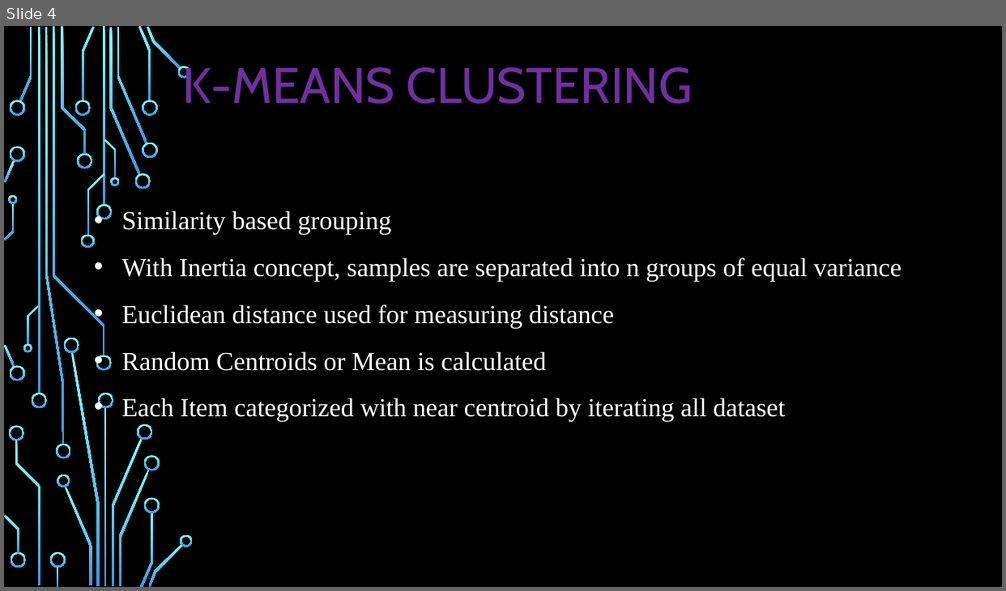
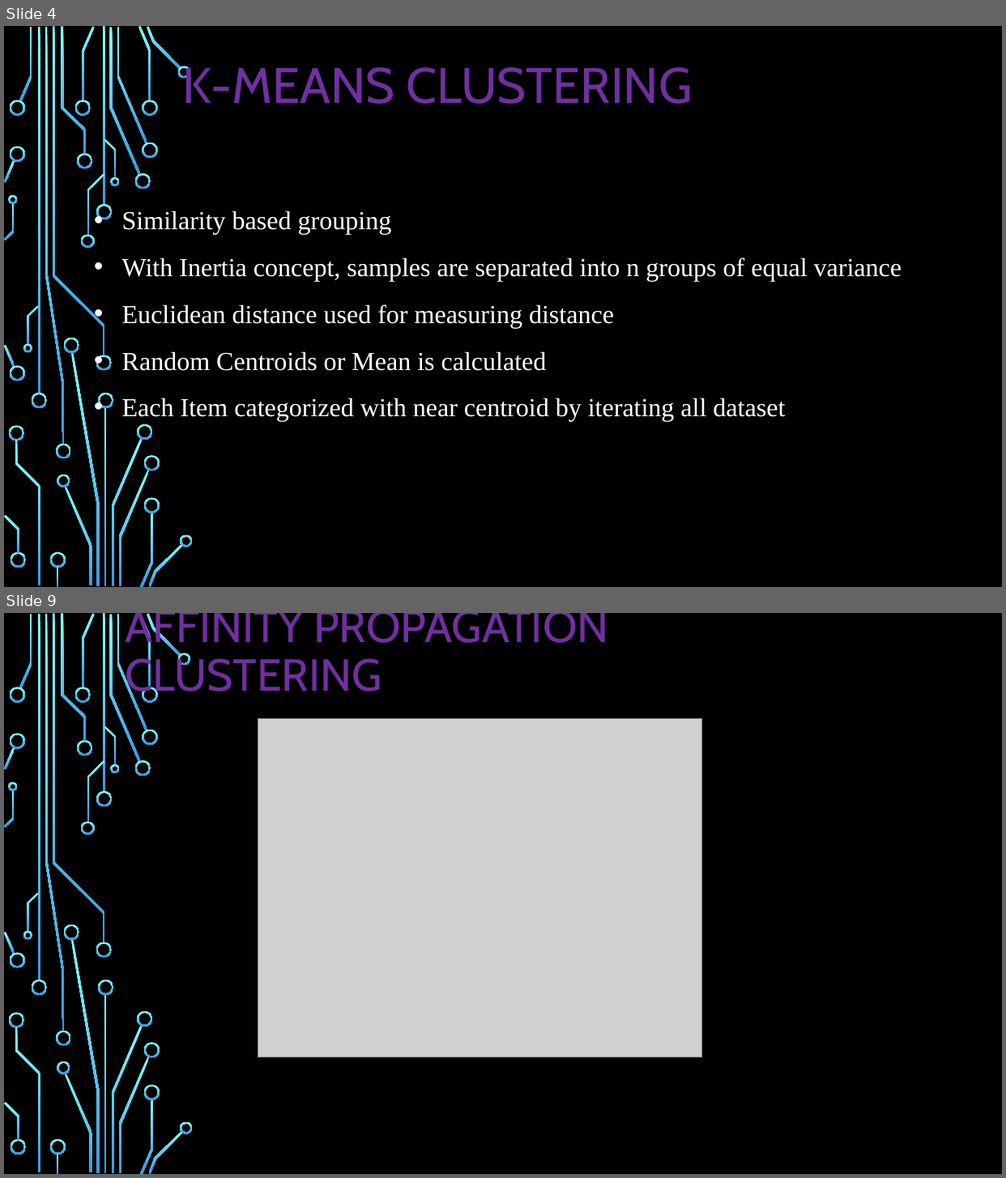
Before and after one commit to TamilselviAI/MachineLearning, a slide deck: Week 4.2 ML-Clustering/Machine Learning - Clustering.pptx. Shown one above the other, each under a label of ours: slide 4 before the commit, slides 4 and 9 after it; the slides between them are not shown. The pictures are 1006x591 and 1006x1178 pixels, drawn with LibreOffice and Linux fonts; fonts in the diff are those of the drawing; grey boxes stand for pictures; background and template pictures are left out. Boxes give left, top, right and bottom in pixels: in the first picture for what was removed or moved away, otherwise in the second. Text is boxed around its words. In the diff, an @@ line names an element or a change of style, - is before the commit and + after.

```diff
--- a/Week 4.2 ML-Clustering/Machine Learning - Clustering.pptx
+++ b/Week 4.2 ML-Clustering/Machine Learning - Clustering.pptx
@@ slide 9 added at [4,613,1002,1174], background picture (left out); not listed: 54 template elements that a slide beside it also shows @@
@@ title added at [125,613,608,700], 43.2 pt, text #7030A0 @@
+AFFINITY PROPAGATION CLUSTERING
@@ picture added at [258,718,702,1057] @@
```
Also in this commit, not shown: 3 slides changed, 20 other slides added.
